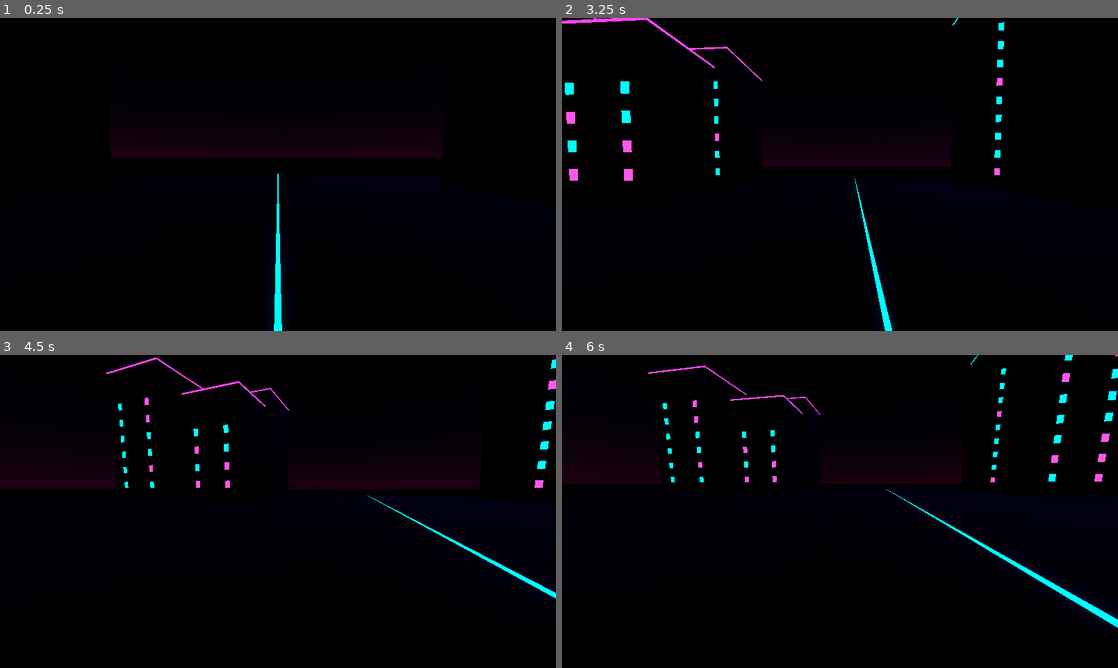
Above: before the commit, frames 1-4 (two rows, left to right).
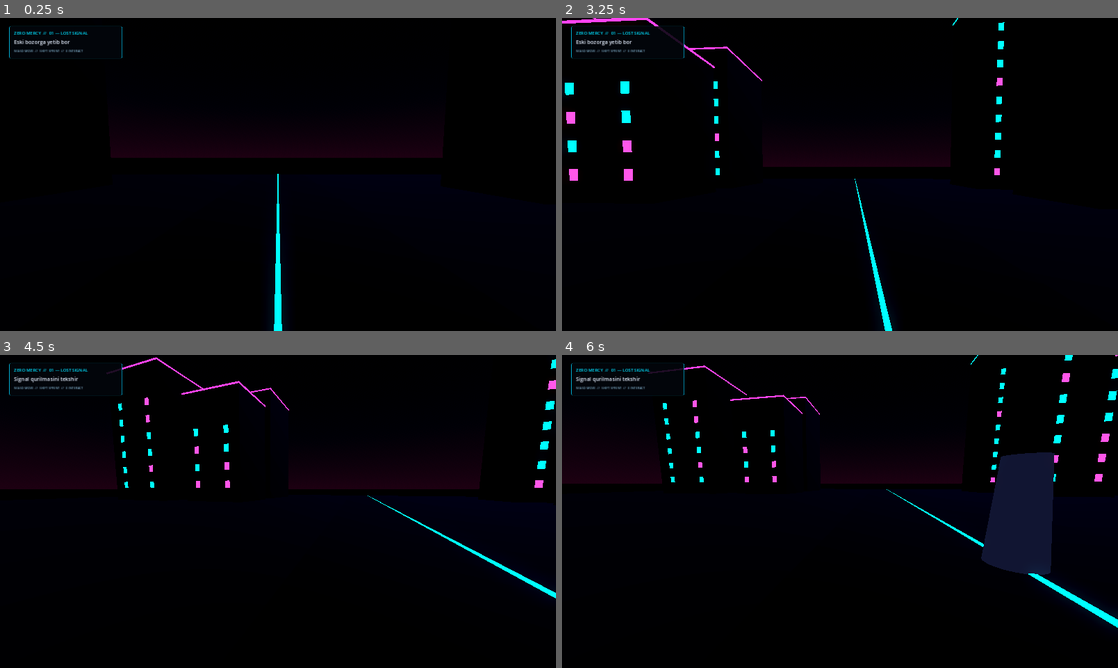
Above: after the commit, the same moments.

Repository: muharramoyxolmatova250-gif/ZERO-MERCY
Game: Godot game, scene res://scenes/main.tscn
Same seed, same stepped clock (60 frames per second), same inputs: the game is played once before the commit and once after it.
Inputs (mouse positions are in pixels of both pictures, inside the frame that each line leads up to):
- Up to frame 1 (0.25 s): no input
- Up to frame 2 (3.25 s): tap Enter at 0.5 s; move the mouse to (867, 174) at 0.52 s; hold W (move_forward) from 0.53 s (still down); tap E (interact) at 0.6, 2.1 s; tap Space (jump) at 0.77, 1.52, 3.02 s; move the mouse to (812, 174) at 1.27 s; tap Shift (sprint) at 1.35, 2.85 s; move the mouse to (851, 168) at 2.02 s; move the mouse to (834, 180) at 2.77 s
- Up to frame 3 (4.5 s): keep holding W (move_forward); move the mouse to (316, 514) at 3.52 s; tap E (interact) at 3.6 s; tap Space (jump) at 3.77 s; move the mouse to (233, 508) at 4.27 s; tap Shift (sprint) at 4.35 s
- Up to frame 4 (6 s): tap Space (jump) at 4.52 s; move the mouse to (845, 511) at 5.02 s; tap E (interact) at 5.1 s; move the mouse to (817, 505) at 5.77 s; release W (move_forward) at 5.78 s; hold D (move_right) from 5.78 s (still down); tap Shift (sprint) at 5.85 s

The runs differ from the first frame. In frame 1, 0.3% of the frame differs, in the area x 1-22%, y 2-13%; in frame 2, 0.4%; in frame 3, 0.4%; in frame 4, 4.6%, in the area x 1-89%, y 2-71%.

Commit message:
Integrate mission HUD and interactive signal beacon

Diff:
--- a/scripts/main.gd
+++ b/scripts/main.gd
@@ -1,6 +1,8 @@
 extends Node3D
 
 const PLAYER_SCENE := preload("res://scenes/player.tscn")
+const HUD_SCENE := preload("res://scenes/ui/mission_hud.tscn")
+const BEACON_SCENE := preload("res://scenes/world/mission_beacon.tscn")
 
 var rng := RandomNumberGenerator.new()
 
@@ -11,6 +13,11 @@
 	var player := PLAYER_SCENE.instantiate()
 	player.position = Vector3(0, 1.2, 12)
 	add_child(player)
+	var hud := HUD_SCENE.instantiate()
+	add_child(hud)
+	var beacon := BEACON_SCENE.instantiate()
+	beacon.position = Vector3(0, 0, -8)
+	add_child(beacon)
 
 func _build_environment() -> void:
 	var world_env := WorldEnvironment.new()
